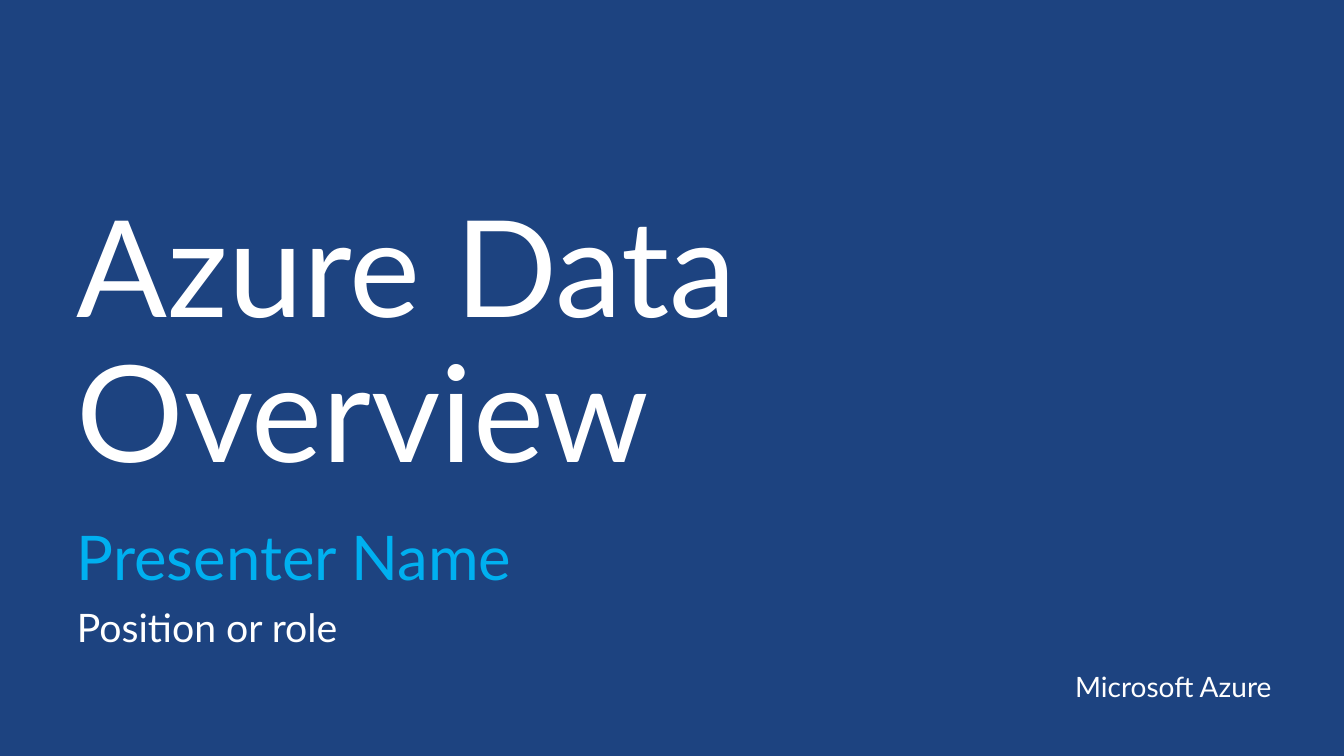
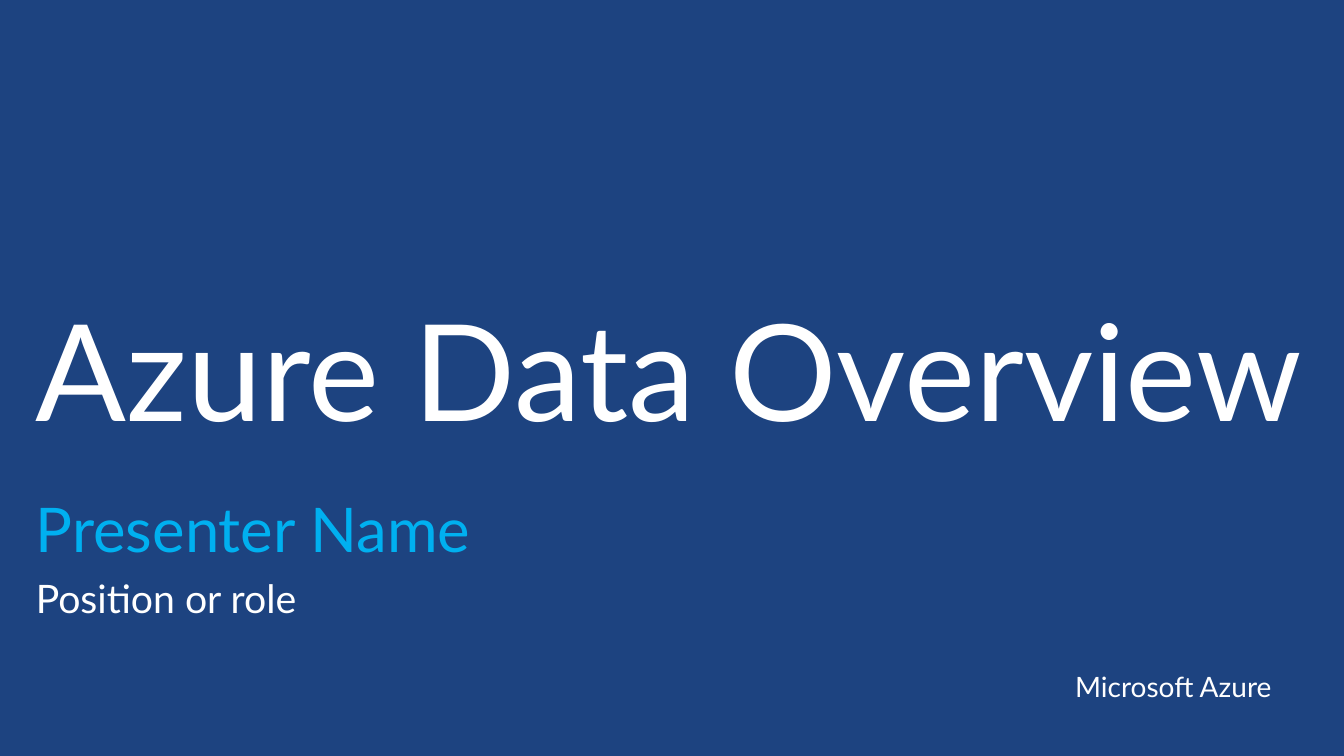
Before and after one commit to sack212/BasicAzureCamp, a slide deck: slide 1 of Data/Data.pptx. Drawn at 1344x756 pixels with LibreOffice and Linux fonts; fonts in the diff are those of the drawing; background and template pictures are left out. Boxes give left, top, right and bottom in pixels: in the first picture for what was removed or moved away, otherwise in the second. Text is boxed around its words. In the diff, an @@ line names an element or a change of style, - is before the commit and + after.

```diff
--- a/Data/Data.pptx
+++ b/Data/Data.pptx
@@ title "Azure Data Overview" moved from (x1=77, y1=220, x2=736, y2=463) to (x1=36, y1=323, x2=1301, y2=422) @@
@@ title "Azure Data Overview" at (x1=36, y1=323, x2=1301, y2=422): indent changed; vertical alignment bottom to middle @@
@@ subtitle "Presenter Name" moved from (x1=77, y1=536, x2=511, y2=643) to (x1=36, y1=508, x2=470, y2=614) @@
@@ subtitle "Presenter Name" at (x1=36, y1=508, x2=470, y2=614): indent changed; vertical alignment top to middle @@
```
Also in this commit, not shown: 79 other slides changed, 21 slides added.
